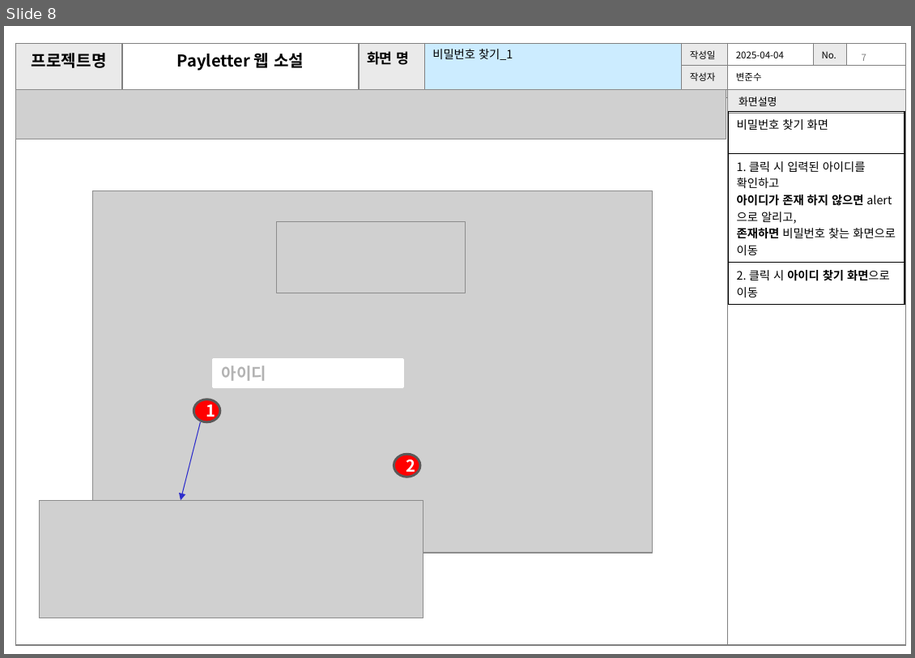
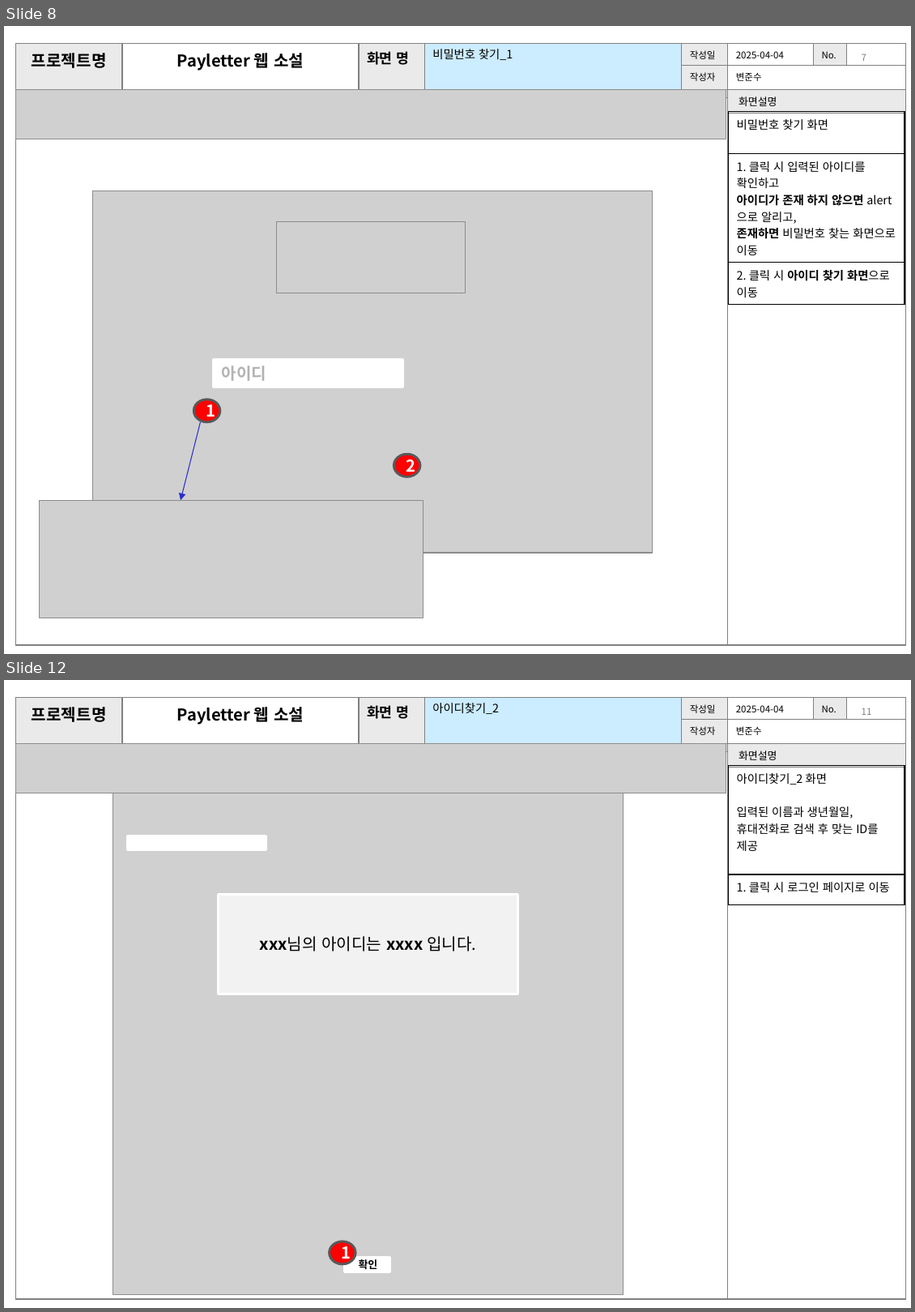
Before and after one commit to joons97/jsp_prj, a slide deck: 기획안_변준수.pptx. Shown one above the other, each under a label of ours: slide 8 before the commit, slides 8 and 12 after it; the slides between them are not shown. The pictures are 915x658 and 915x1312 pixels, drawn with LibreOffice and Linux fonts; fonts in the diff are those of the drawing; grey boxes stand for pictures. Boxes give left, top, right and bottom in pixels: in the first picture for what was removed or moved away, otherwise in the second. Text is boxed around its words. In the diff, an @@ line names an element or a change of style, - is before the commit and + after.

```diff
--- a/기획안_변준수.pptx
+++ b/기획안_변준수.pptx
@@ slide 12 added at (4, 680, 911, 1308), background #FFFFFF; not listed: 3 template elements that a slide beside it also shows @@
@@ text added at (432, 703, 499, 714), 10 pt, text #000000 @@
+아이디찾기_2
@@ picture added at (15, 744, 726, 793) @@
@@ picture added at (113, 747, 624, 1294) @@
@@ table added at (729, 765, 906, 895), 2 rows, 1 columns @@
+아이디찾기_2 화면 / 입력된 이름과 생년월일, 휴대전화로 검색 후 맞는 ID를 제공
+1. 클릭 시 로그인 페이지로 이동
@@ rectangle added at (128, 836, 266, 850), fill #FFFFFF, outline #FFFFFF 2 pt @@
@@ rectangle added at (219, 895, 518, 994), fill #F2F2F2, outline #FFFFFF 2 pt, 14 pt, text #000000 @@
+xxx님의 아이디는 xxxx 입니다.
@@ ellipse added at (329, 1241, 355, 1264), fill #FF0000, outline #595959 2 pt, 14 pt, text #FFFFFF, bold @@
+1
@@ rectangle added at (345, 1258, 389, 1272), fill #FFFFFF, outline #FFFFFF 2 pt, 9 pt, text #000000, bold @@
+찾기
@@ rectangle added at (347, 1258, 390, 1272), fill #FFFFFF, outline #FFFFFF 2 pt, 9 pt, text #000000, bold @@
+확인
```
Also in this commit, not shown: 14 slides changed, 13 other slides added, 3 slides removed.
